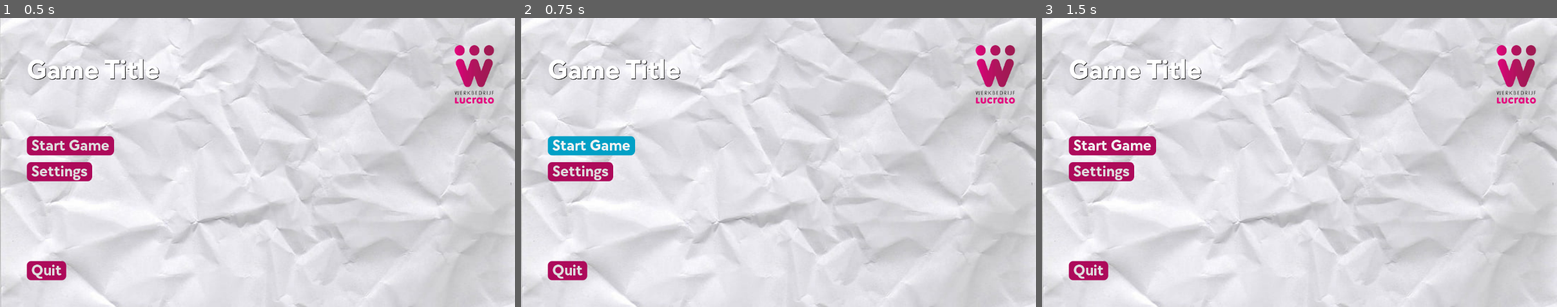
Above: before the commit, frames 1-3 (left to right).
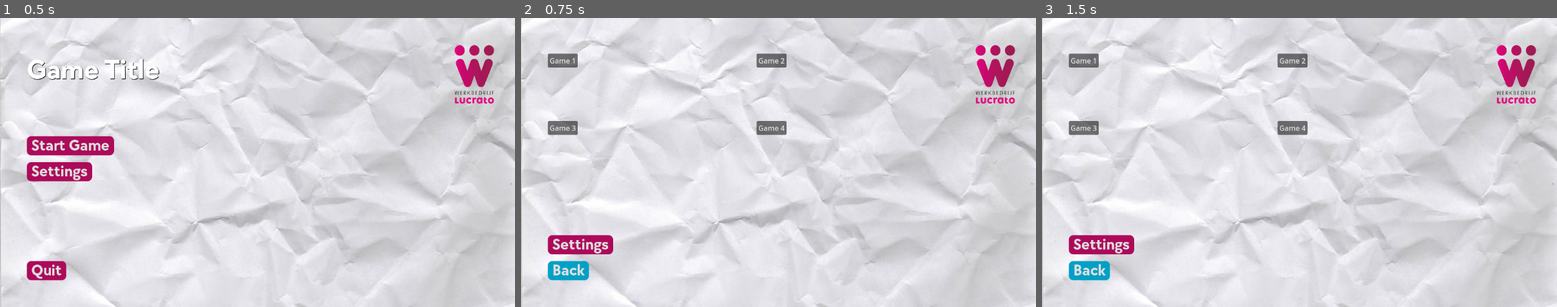
Above: after the commit, the same moments.

Repository: EGheska/GBA
Game: Godot game, scene res://src/gui/main_menu.tscn
The game is run twice, just before and just after one commit, with the same random seed, the same clock (stepped at 60 frames per second) and the same inputs.
Inputs:
- Up to frame 1 (0.5 s): no input
- Up to frame 2 (0.75 s): click "Start Game" at 0.5 s
- Up to frame 3 (1.5 s): click "Start Game" at 1.25 s

Frame 1 is identical in both runs. In frame 2, 4.7% of the frame differs, in the area x 5-52%, y 12-91%; in frame 3, 4.7%.
Error before the commit: Parse Error: Node export is only supported in Node-derived classes, but the current class inherits "Resource". (res://resources/user_settings.gd:3)

Commit message:
DisplayMode has been fixed finally

Diff:
--- a/project.godot
+++ b/project.godot
@@ -18,7 +18,6 @@
 [autoload]
 
 GlobalSettings="*res://src/global_settings.gd"
-MainMenu="*res://src/gui/main_menu.tscn"
 
 [rendering]
 
--- a/resources/user_settings.gd
+++ b/resources/user_settings.gd
@@ -1,6 +1,5 @@
 class_name UserPreferences extends Resource
 
-@export var displayOptions : GlobalSettings = GlobalSettings._getValue()
 
 func save() -> void:
 	ResourceSaver.save(self, "user://userset.tres")
--- /dev/null
+++ b/settings.cfg
@@ -0,0 +1,3 @@
+[display]
+
+mode="window"
--- a/src/global_settings.gd
+++ b/src/global_settings.gd
@@ -1,17 +1,8 @@
 extends Node
 
-
-
-var _value = null
 
 func toggle_fullscreen(value):
 	if value == 0:
 		DisplayServer.window_set_mode(DisplayServer.WINDOW_MODE_FULLSCREEN)
-		_value = value
-
 	else:
 		DisplayServer.window_set_mode(DisplayServer.WINDOW_MODE_WINDOWED)
-		_value = value
-
-func _getValue():
-	return _value
--- /dev/null
+++ b/src/gui/Control.gd
@@ -0,0 +1 @@
+extends Control
--- a/src/gui/game_selection.gd
+++ b/src/gui/game_selection.gd
@@ -6,6 +6,8 @@
 @onready var BackButton = $GameSelection/MarginContainer/VBoxContainer/BackButton
 @onready var SettingButton = $GameSelection/MarginContainer/VBoxContainer/SettingsButton
 
+func _ready():
+	pass
 
 func _on_back_button_pressed():
 	if ThisTile.is_visible():
--- a/src/gui/main_menu.gd
+++ b/src/gui/main_menu.gd
@@ -3,13 +3,9 @@
 @onready var SettingsMenu = $SettingsMenu
 @onready var GameSelection = $GameSelection
 
-@onready var MarginContainers = $Menu/MarginContainer/VBoxContainer/MarginBetween2
-
 @onready var StartButton = $Menu/MarginContainer/VBoxContainer/StartButton
 @onready var SettingButton = $Menu/MarginContainer/VBoxContainer/SettingsButton
 @onready var QuitButton = $Menu/MarginContainer/VBoxContainer/QuitButton
-
-
 
 
 func _ready():
@@ -33,7 +29,6 @@
 		SettingsMenu.popup_centered()
 
 
-
 func _on_quit_button_pressed():
 	get_tree().quit()
 	QuitButton.set_pressed_no_signal(false)
--- a/src/gui/settings_menu.gd
+++ b/src/gui/settings_menu.gd
@@ -1,6 +1,4 @@
 extends Popup
-
-@onready var settings_menu = $SettingsMenu
 
 # General Settings
 @onready var display_options = $SettingsTab/General/MarginContainer/GeneralSettings/DisplayModeButton
@@ -12,22 +10,47 @@
 # Account Settings
 @onready var skills_menu = $SettingsTab/Account/MarginContainer/GeneralSettings/SkillsmenuButton
 @onready var PopUp = $"."
-@onready var DisplayOpts = %DisplayModeButton
 
-var user_prefs : UserPreferences
-var idx
+@onready var config = ConfigFile.new()
+
 
 func _ready():
-	pass
+	costyl()
+
+
+func _on_visibility_changed():
+	costyl()
+
+
+func costyl():
+	print("Costyl")
+	if config.load("res://settings.cfg") != OK:
+		print("Failed to read")
+		config.set_value("display", "mode", "window")
+
+	# print(config.get_value("display", "mode"))
+	if config.get_value("display", "mode") == "window":
+		display_options.select(1)
+	else:
+		display_options.select(0)
+	# print(display_options.selected)
+	config.save("res://settings.cfg")
+
 
 func _on_display_mode_button_item_selected(index):
-	GlobalSettings.toggle_fullscreen(index)
-	idx = index
-	DisplayOpts.select(idx)
-	DisplayOpts.select(index)
-	PopUp.popup_centered()
-
-
+	config.load("res://settings.cfg")
+	print(config.get_value("display", "mode"))
+	if index == 0:
+		DisplayServer.window_set_mode(DisplayServer.WINDOW_MODE_FULLSCREEN)
+		PopUp.popup_centered()
+		config.set_value("display", "mode", "fullscreen")
+	else:
+		DisplayServer.window_set_mode(DisplayServer.WINDOW_MODE_WINDOWED)
+		PopUp.popup_centered()
+		config.set_value("display", "mode", "window")
+	print(config.get_value("display", "mode"))
+	print(display_options.selected)
+	config.save("res://settings.cfg")
 
 
 func _on_sound_button_toggled(button_pressed):
--- a/src/gui/settings_menu.tscn
+++ b/src/gui/settings_menu.tscn
@@ -2,8 +2,6 @@
 
 [ext_resource type="Script" path="res://src/gui/settings_menu.gd" id="1_q8eo4"]
 [ext_resource type="FontFile" uid="uid://dxxefdx78tvkr" path="res://assets/TT Chocolates Trial Bold.otf" id="2_ewsvq"]
-
-[sub_resource type="StyleBoxEmpty" id="StyleBoxEmpty_v7k8d"]
 
 [sub_resource type="StyleBoxFlat" id="StyleBoxFlat_2byqy"]
 content_margin_left = 10.0
@@ -24,6 +22,9 @@
 corner_radius_bottom_right = 10
 corner_radius_bottom_left = 10
 
+[sub_resource type="StyleBoxFlat" id="StyleBoxFlat_vpqtk"]
+bg_color = Color(0.678431, 0.0392157, 0.352941, 1)
+
 [sub_resource type="StyleBoxFlat" id="StyleBoxFlat_dt6i7"]
 bg_color = Color(0.678431, 0.0392157, 0.352941, 1)
 border_color = Color(0.8, 0.8, 0.8, 0)
@@ -42,7 +43,13 @@
 corner_radius_bottom_left = 30
 corner_detail = 20
 
-[sub_resource type="StyleBoxEmpty" id="StyleBoxEmpty_x3tnx"]
+[sub_resource type="StyleBoxFlat" id="StyleBoxFlat_utq3f"]
+bg_color = Color(0.733333, 0.870588, 0.901961, 1)
+corner_radius_top_left = 30
+corner_radius_top_right = 30
+corner_radius_bottom_right = 30
+corner_radius_bottom_left = 30
+corner_detail = 20
 
 [node name="SettingsMenu" type="Popup"]
 position = Vector2i(214, 33)
@@ -93,15 +100,12 @@
 text = "Display mode"
 
 [node name="DisplayModeButton" type="OptionButton" parent="SettingsTab/General/MarginContainer/GeneralSettings"]
-unique_name_in_owner = true
 layout_mode = 2
 size_flags_horizontal = 10
 theme_override_fonts/font = ExtResource("2_ewsvq")
-theme_override_styles/focus = SubResource("StyleBoxEmpty_v7k8d")
 theme_override_styles/normal = SubResource("StyleBoxFlat_2byqy")
 theme_override_styles/hover = SubResource("StyleBoxFlat_5sht0")
-theme_override_styles/pressed = SubResource("StyleBoxFlat_2byqy")
-theme_override_styles/pressed_mirrored = SubResource("StyleBoxFlat_2byqy")
+theme_override_styles/pressed = SubResource("StyleBoxFlat_vpqtk")
 item_count = 2
 selected = 1
 popup/item_0/text = "Fullscreen"
@@ -119,8 +123,7 @@
 size_flags_horizontal = 10
 theme_override_styles/normal = SubResource("StyleBoxFlat_dt6i7")
 theme_override_styles/pressed = SubResource("StyleBoxFlat_36vdy")
-theme_override_styles/hover = SubResource("StyleBoxFlat_36vdy")
-theme_override_styles/focus = SubResource("StyleBoxEmpty_x3tnx")
+theme_override_styles/hover = SubResource("StyleBoxFlat_utq3f")
 button_pressed = true
 
 [node name="Advanced" type="TabBar" parent="SettingsTab"]
@@ -217,6 +220,7 @@
 layout_mode = 2
 text = "Skills menu"
 
+[connection signal="visibility_changed" from="." to="." method="_on_visibility_changed"]
 [connection signal="item_selected" from="SettingsTab/General/MarginContainer/GeneralSettings/DisplayModeButton" to="." method="_on_display_mode_button_item_selected"]
 [connection signal="toggled" from="SettingsTab/General/MarginContainer/GeneralSettings/SoundButton" to="." method="_on_sound_button_toggled"]
 [connection signal="toggled" from="SettingsTab/Advanced/MarginContainer/AdvanvedSettings/LanguageButton" to="." method="_on_check_button_toggled"]
Empty file added: settings.gd
Not shown: 1 places in src/gui/game_selection.tscn that only renumber resources
Not shown: 1 places in src/gui/main_menu.tscn that only renumber resources
